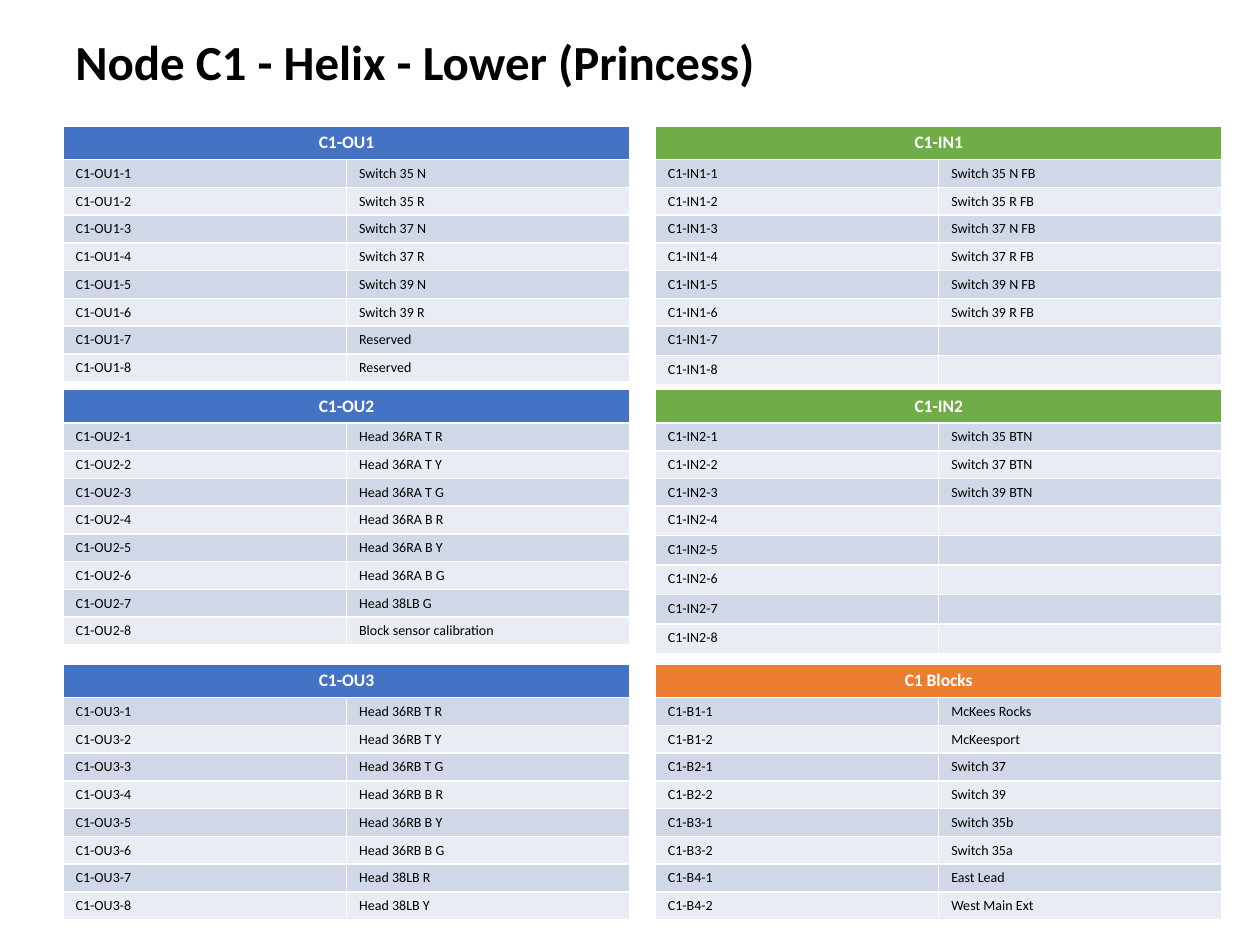
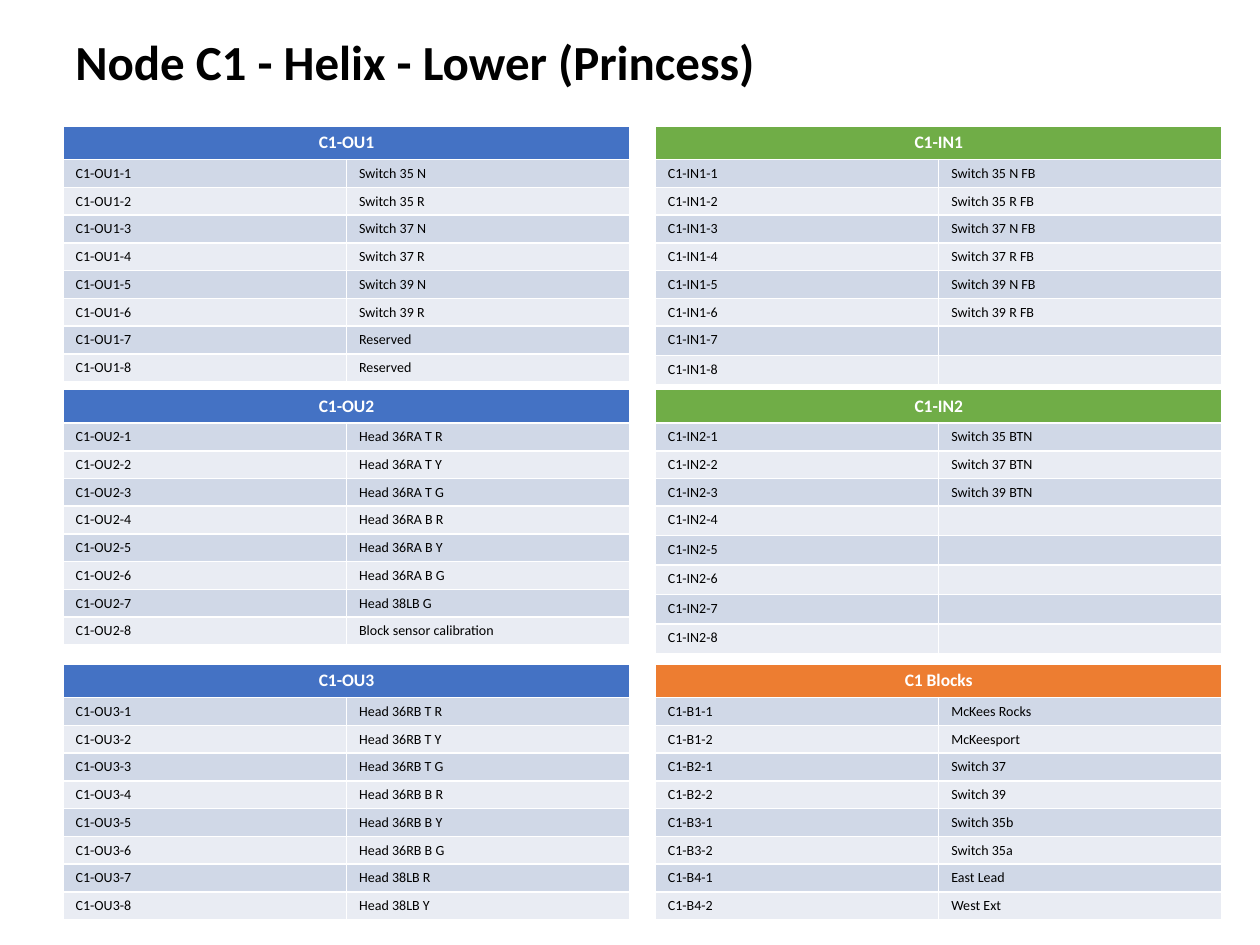
Before and after one commit to lnevo/hart, a slide deck: slide 3 of docs/wiring/Wiring_Schematic.pptx. Drawn at 1260x945 pixels with LibreOffice and Linux fonts; fonts in the diff are those of the drawing. Boxes give left, top, right and bottom in pixels: in the first picture for what was removed or moved away, otherwise in the second. Text is boxed around its words. In the diff, an @@ line names an element or a change of style, - is before the commit and + after.

```diff
--- a/docs/wiring/Wiring_Schematic.pptx
+++ b/docs/wiring/Wiring_Schematic.pptx
@@ table at box(655, 664, 1222, 914) @@
-row 9, column 2: West Main Ext
+row 9, column 2: West Ext
```
Also in this commit, not shown: 12 other slides changed, 3 other files.
